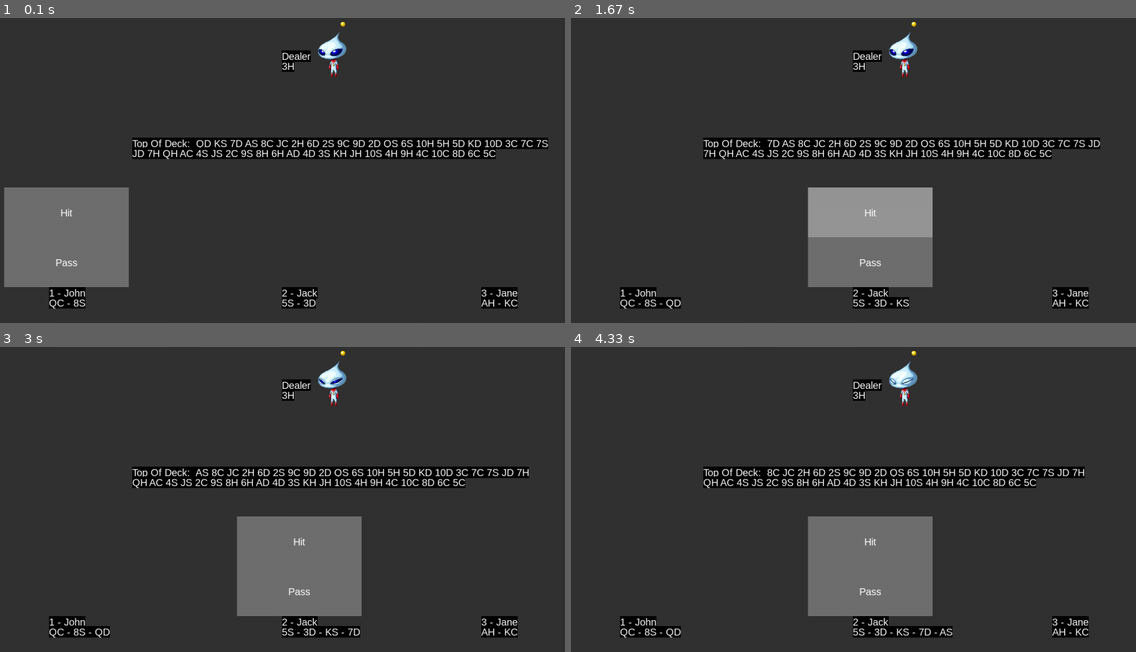
Above: before the commit, frames 1-4 (two rows, left to right).
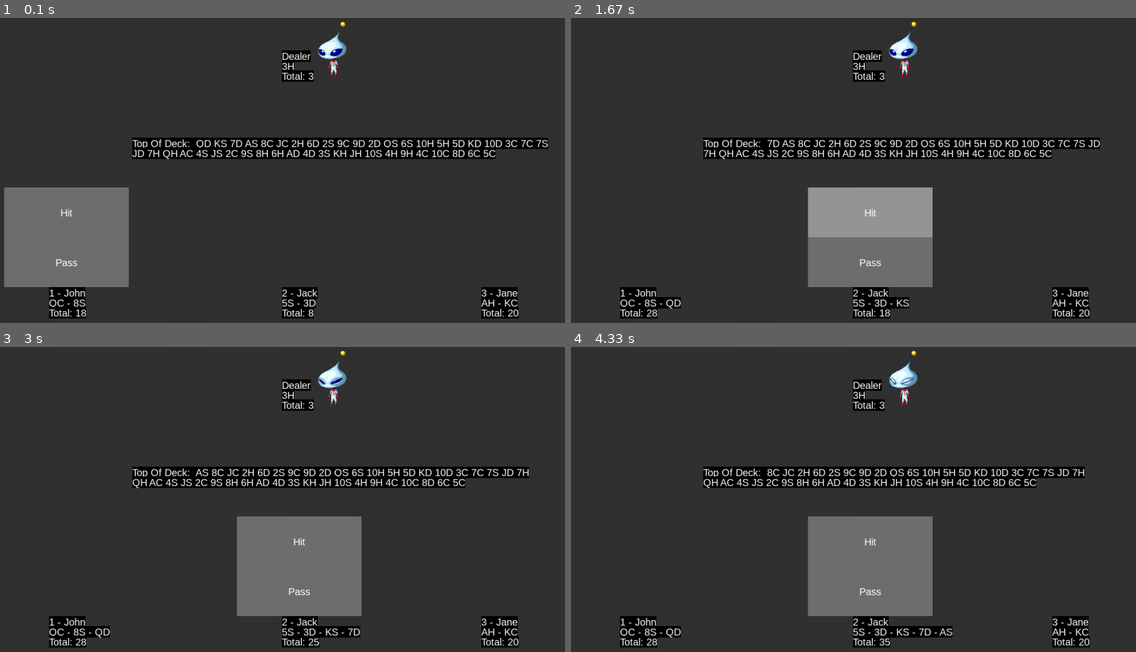
Above: after the commit, the same moments.

Repository: ekoret/blackjack-py
Game: pygame game, started from main.py
Same seed, same stepped clock (60 frames per second), same inputs: the game is played once before the commit and once after it.
Inputs (mouse positions are in pixels of both pictures, inside the frame that each line leads up to):
- Up to frame 1 (0.1 s): no input
- Up to frame 2 (1.67 s): click "Hit" at 0.38 s; click (853, 213) at 0.72 s; click (667, 280) at 1.05 s; click (921, 222) at 1.38 s
- Up to frame 3 (3 s): click (293, 383) at 1.72 s; click (288, 557) at 2.05 s; click (259, 447) at 2.38 s
- Up to frame 4 (4.33 s): click "Hit" at 3.22 s; click (1039, 505) at 3.55 s

The runs differ from the first frame. In frame 1, 0.7% of the frame differs, in the area x 8-92%, y 17-99%; in frame 2, 0.7%; in frame 3, 0.7%; in frame 4, 0.7%.

Commit message:
display total value of cards in player hand

Diff:
--- a/player.py
+++ b/player.py
@@ -30,9 +30,11 @@
     def draw_name_hand(self):
         label = GameText(self.name)
         hand = GameText(self.get_hand())
+        total = GameText(f"Total: {self.get_hand_total()}")
 
+        label.draw(self.game.screen, self.x, self.y)
         hand.draw(self.game.screen, self.x, self.y + 20)
-        label.draw(self.game.screen, self.x, self.y)
+        total.draw(self.game.screen, self.x, self.y + 40)
 
     def add_card(self, card):
         """
